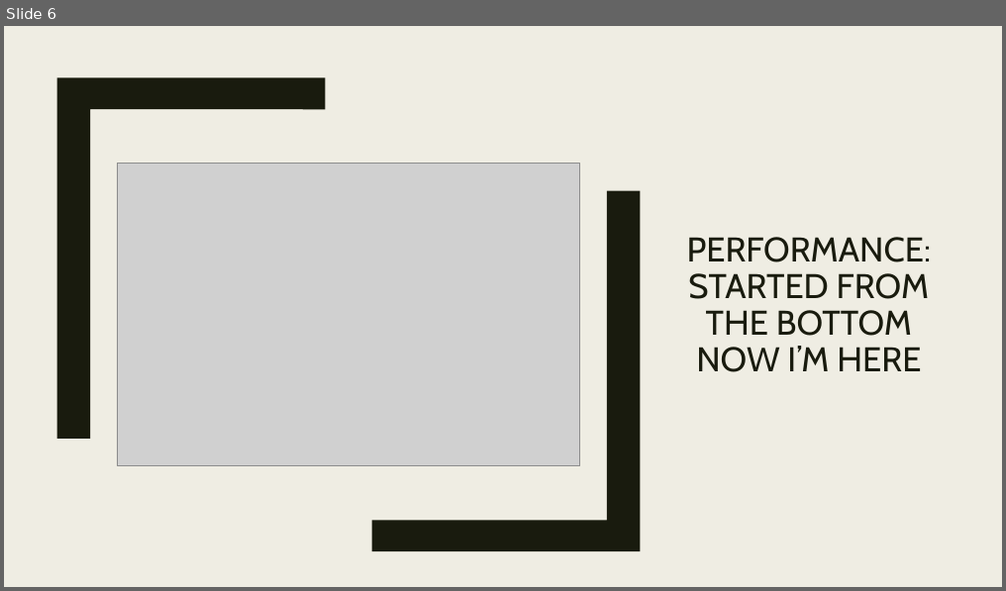
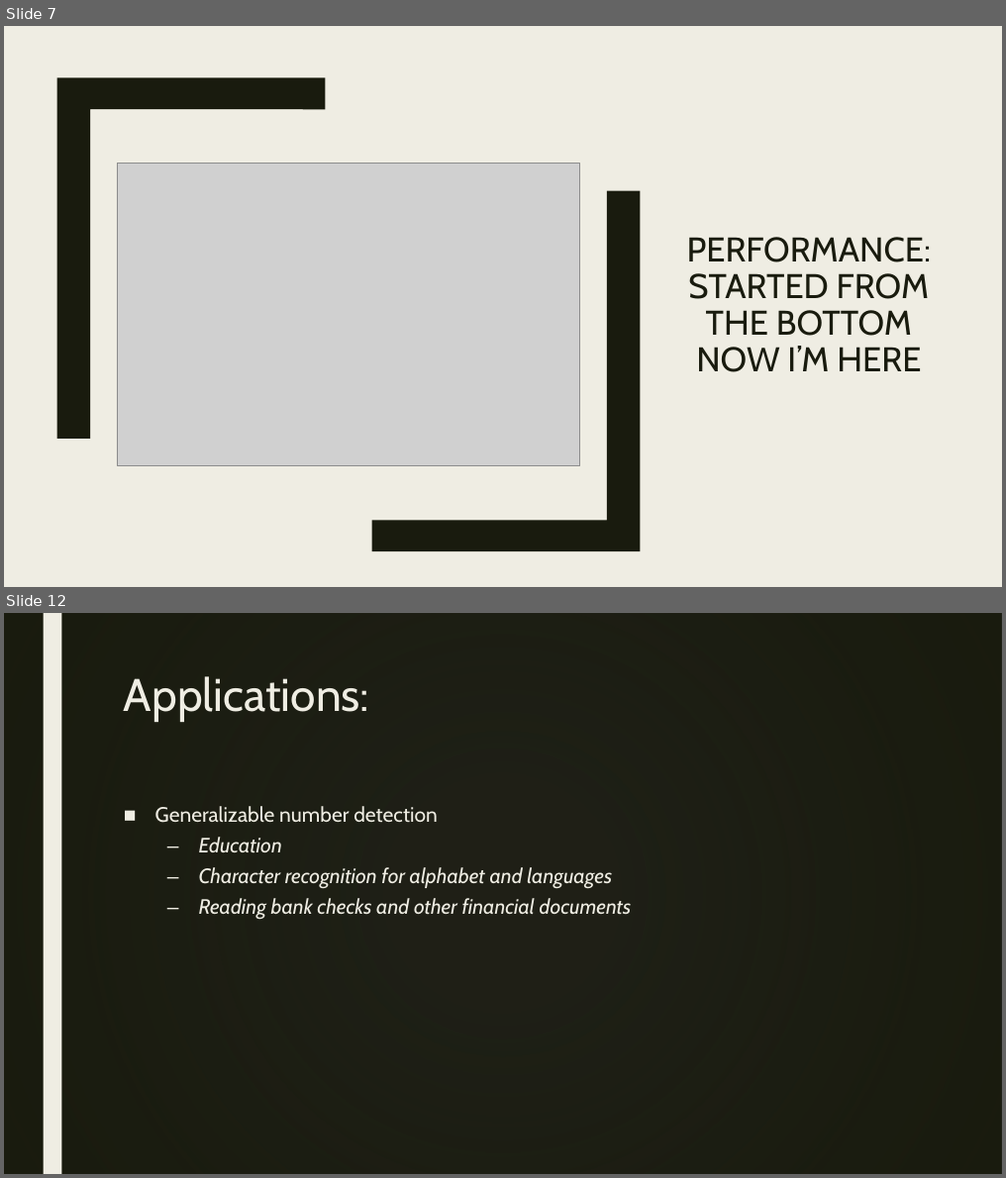
Before and after one commit to kjbhargava/StreetViewNN, a slide deck: ExtraStuff/FinalPresentation.pptx. Shown one above the other, each under a label of ours: slide 6 before the commit, slides 7 and 12 after it; the slides between them are not shown. The pictures are 1006x591 and 1006x1178 pixels, drawn with LibreOffice and Linux fonts; fonts in the diff are those of the drawing; grey boxes stand for pictures; background and template pictures are left out; a plain dark background stands for a picture behind light text. Boxes give left, top, right and bottom in pixels: in the first picture for what was removed or moved away, otherwise in the second. Text is boxed around its words. In the diff, an @@ line names an element or a change of style, - is before the commit and + after.

```diff
--- a/ExtraStuff/FinalPresentation.pptx
+++ b/ExtraStuff/FinalPresentation.pptx
@@ slide 12 added at <box>4,613,1002,1174</box>, background picture (left out) @@
@@ rectangle added at <box>4,613,1002,1174</box>, fill gradient #191B0E @@
@@ rectangle added at <box>43,613,61,1174</box>, fill #EFEDE3 @@
@@ title added at <box>124,676,369,722</box>, 44 pt, text #EFEDE3 @@
+Applications:
@@ text added at <box>155,806,632,920</box>, 20 pt, text #EFEDE3, italic @@
+■ Generalizable number detection
+  – Education
+  – Character recognition for alphabet and languages
+  – Reading bank checks and other financial documents
@@ what was slide 6 is now slide 7 @@
```
Also in this commit, not shown: 5 other slides added, 4 slides removed.
